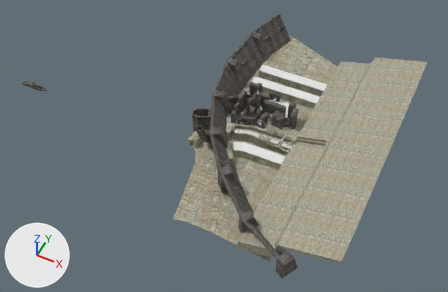
What one commit did to the FBX model Assets/Environment/Unique/Scene_A/SM_Scene_A_Blockout00.fbx.
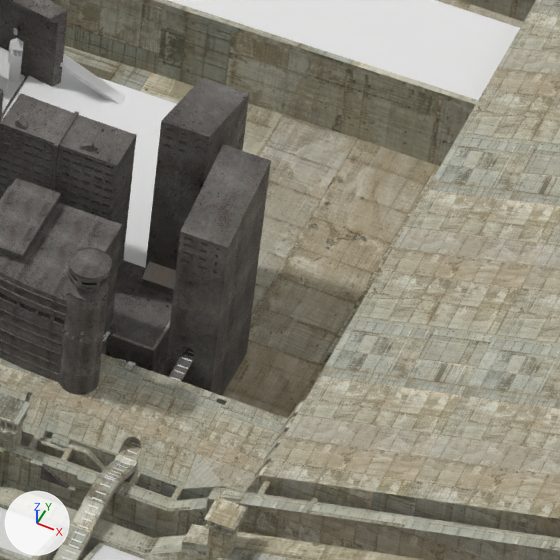
Each version appears first whole from a 50 mm lens placed at (917.0, -2388.0, 2574.0), pointed at (-179.0, -196.0, -166.0), and next in a close-up on the part from 61% to 72% of the width and 32% to 49% of the height. The lights are fixed; the arrows at lower left show +X, +Y and +Z. Where no turn or scale is listed for an object, it has been applied to the vertices. Vertices at the same position are counted once.

In view in the first close-up: 'SM_Scene_A_Blockout00'.
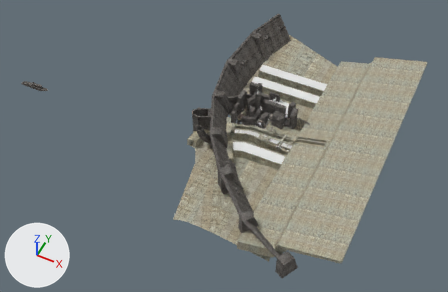
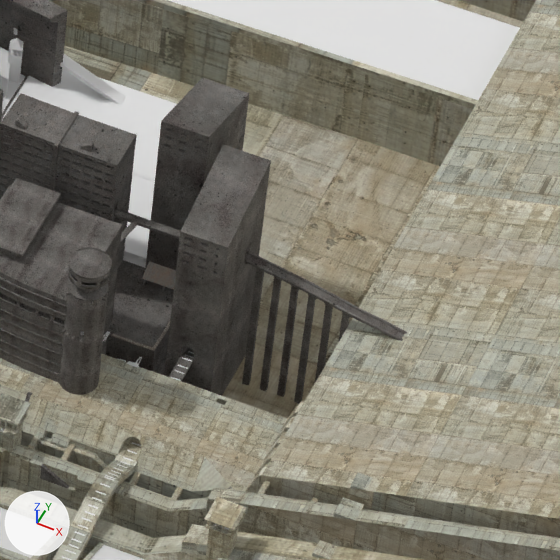
Where the change shows, as pixel boxes [x1, y1, x2, y2] in the close-ups (560 x 560 px):
part 1 of me_cube_179, added
    after: [350, 473, 373, 490]
part 2 of me_cube_179, added
    after: [334, 497, 364, 520]
part 3 of me_cube_179, built on
    before: [21, 431, 255, 500]
    after: [2, 68, 407, 559]

The change, as a diff of the scene's bpy script:
```diff
--- a/Assets/Environment/Unique/Scene_A/SM_Scene_A_Blockout00.fbx.py
+++ b/Assets/Environment/Unique/Scene_A/SM_Scene_A_Blockout00.fbx.py
@@ me_cube_179 @@
 # used by ob_sm_scene_a_blockout00; location = (0.0, 0.0, 0.0)
-me_cube_179.from_pydata(...)  # 68360 vertices, 56024 faces; spans x -1388.0..734.0, y -930.0..863.0, z -136.0..183.0
+me_cube_179.from_pydata(...)  # 69759 vertices, 57403 faces; spans x -1388.0..734.0, y -930.0..863.0, z -136.0..183.0
+# me_cube_179 part 1: the loose piece of 8 vertices spanning x 271.0..273.0, y -81.0..-69.0, z -18.0..-15.0 is copied, and the copy is scaled about its middle by (2.88, 0.818, 0.656), then moved by (0.0, 11.0, 19.0); it spans x 268.0..276.0, y -69.0..-60.0, z 1.0..3.0
+# me_cube_179 part 2: the loose piece of 8 vertices spanning x 271.0..273.0, y -81.0..-69.0, z -18.0..-15.0 is copied, and the copy is scaled about its middle by (3.95, 1.01, 1.85), then moved by (1.0, -9.0, 17.0); it spans x 268.0..279.0, y -90.0..-79.0, z -3.0..3.0
+# me_cube_179 part 3: 36 vertices moved from x -169.0..204.0, y -69.0..93.0, z -78.0..14.0 to x -169.0..208.0, y -69.0..93.0, z -78.0..14.0; 253 vertices removed from x -173.0..204.0, y -69.0..93.0, z -78.0..14.0; 1496 vertices added at x -177.0..278.0, y -120.0..186.0, z -101.0..68.0
 me_cube_179.materials.append(mat_concreteeclatax1)
```
